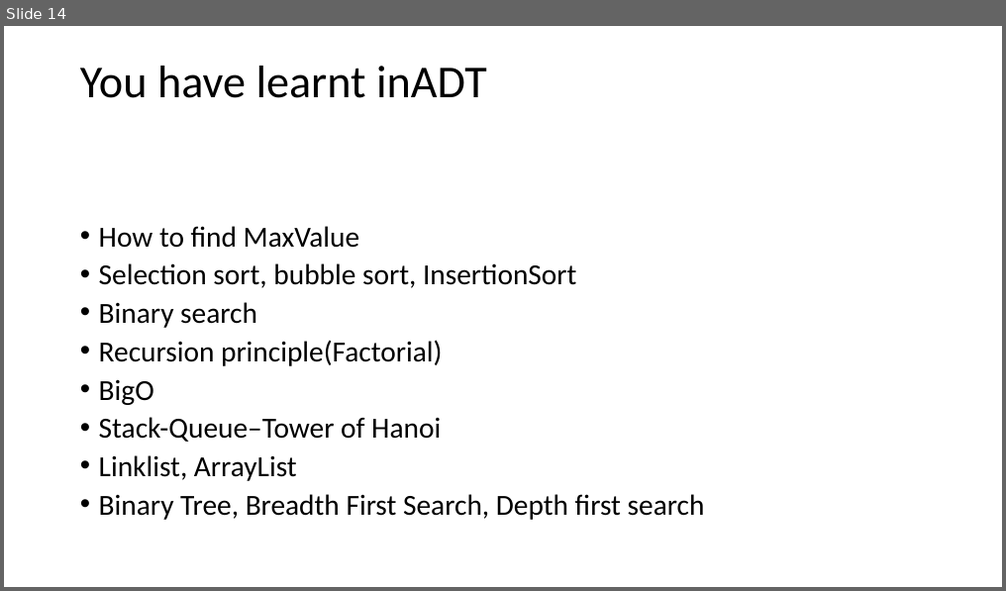
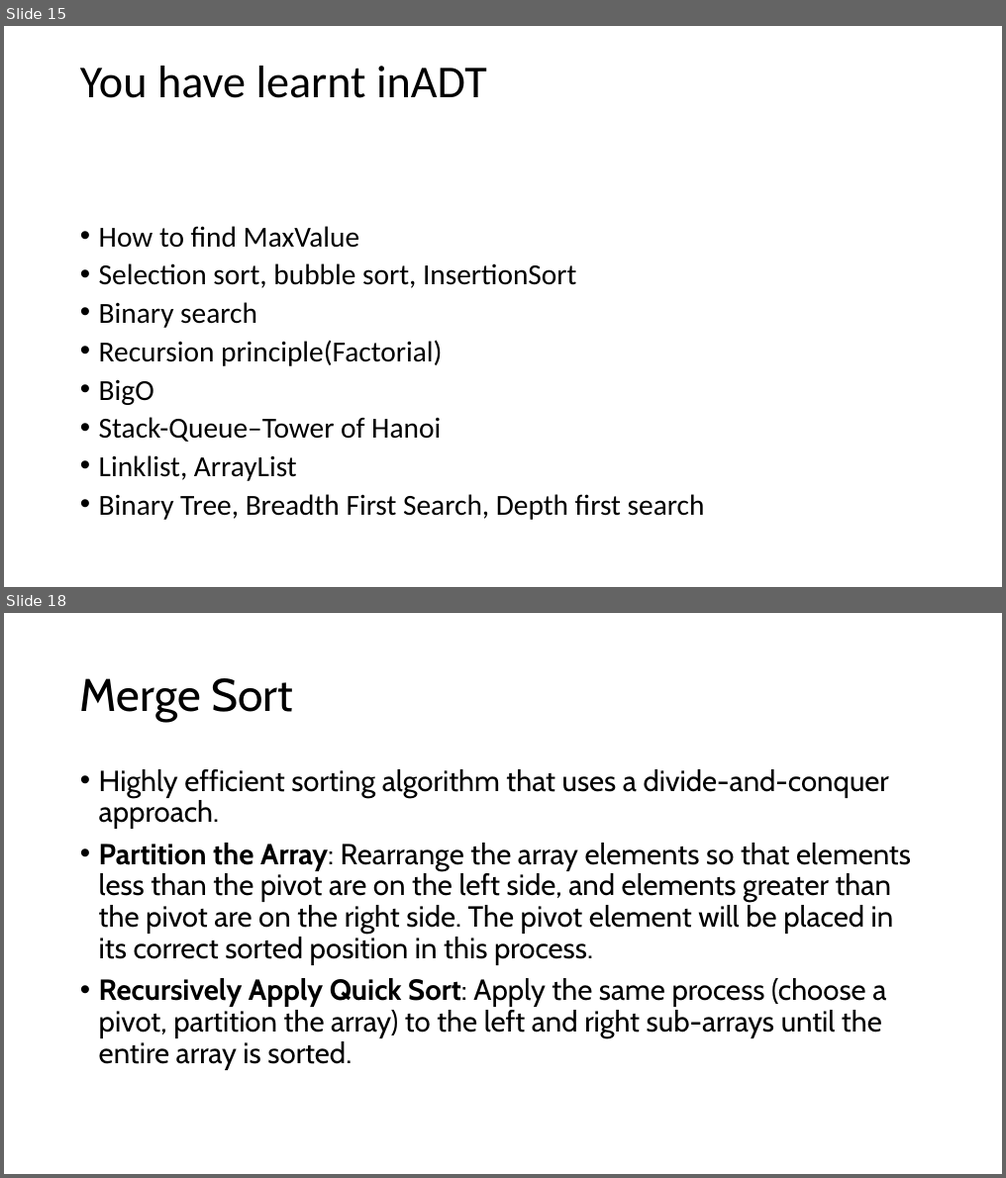
Before and after one commit to preenet/SE201, a slide deck: Week1_1.pptx. Shown one above the other, each under a label of ours: slide 14 before the commit, slides 15 and 18 after it; the slides between them are not shown. The pictures are 1006x591 and 1006x1178 pixels, drawn with LibreOffice and Linux fonts; fonts in the diff are those of the drawing. Boxes give left, top, right and bottom in pixels: in the first picture for what was removed or moved away, otherwise in the second. Text is boxed around its words. In the diff, an @@ line names an element or a change of style, - is before the commit and + after.

```diff
--- a/Week1_1.pptx
+++ b/Week1_1.pptx
@@ slide 18 added at (x1=4, y1=613, x2=1002, y2=1174), background #FFFFFF @@
@@ title added at (x1=80, y1=678, x2=293, y2=722), 44 pt, text #000000 @@
+Merge Sort
@@ text added at (x1=99, y1=769, x2=911, y2=1070), 28 pt, text #000000 @@
+• Highly efficient sorting algorithm that uses a divide-and-conquer approach.
+• Partition the Array: Rearrange the array elements so that elements less than the pivot are on the left side, and elements greater than the pivot are on the right side. The pivot element will be placed in its correct sorted position in this process.
+• Recursively Apply Quick Sort: Apply the same process (choose a pivot, partition the array) to the left and right sub-arrays until the entire array is sorted.
@@ what was slide 14 is now slide 15 @@
```
Also in this commit, not shown: 1 slide changed, 4 other slides added, 1 slide removed, 9 other files.
